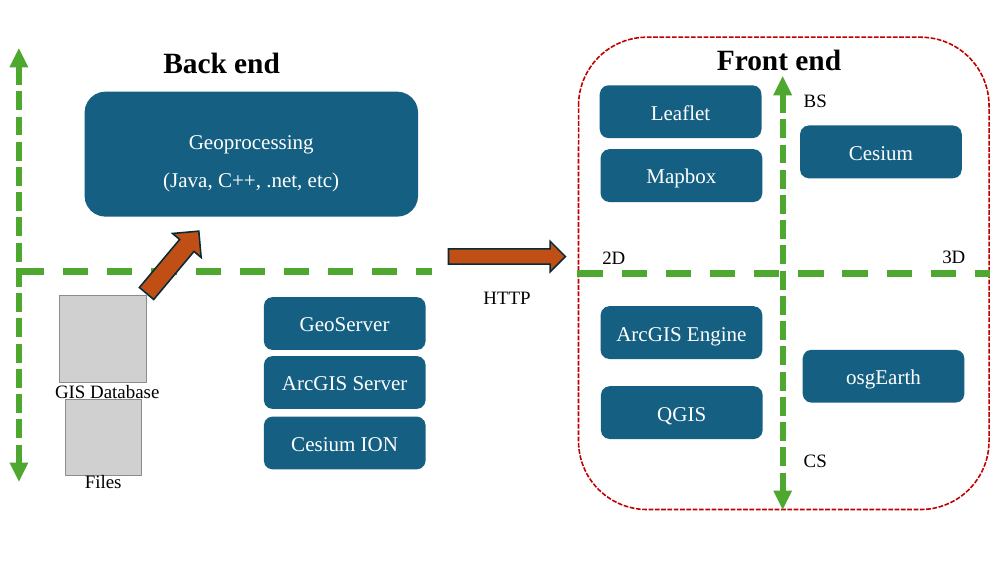
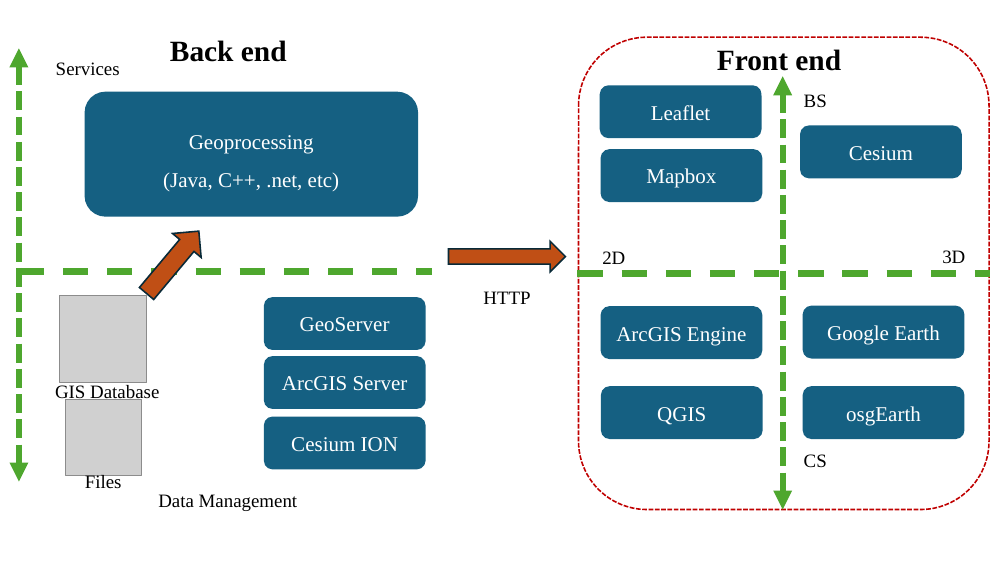
Before and after one commit to gisyaliny/webgis, a slide deck: slide 1 of assets/graph.pptx. Drawn at 1008x567 pixels with LibreOffice and Linux fonts; fonts in the diff are those of the drawing; grey boxes stand for pictures. Boxes give left, top, right and bottom in pixels: in the first picture for what was removed or moved away, otherwise in the second. Text is boxed around its words. In the diff, an @@ line names an element or a change of style, - is before the commit and + after.

```diff
--- a/assets/graph.pptx
+++ b/assets/graph.pptx
@@ text "Back end": place and size @@
-text "Back end" at <box>163,52,280,74</box>
+text "Back end" at <box>170,40,287,62</box>
@@ text added at <box>56,62,120,76</box>, 18 pt, text #000000 @@
+Services
@@ rounded rectangle added at <box>803,306,965,358</box>, fill #156082, 20 pt, text #FFFFFF @@
+Google Earth
@@ rounded rectangle "osgEarth": place and size @@
-rounded rectangle "osgEarth" at <box>803,350,965,403</box>
+rounded rectangle "osgEarth" at <box>803,386,965,439</box>
@@ text added at <box>158,494,298,511</box>, 18 pt, text #000000 @@
+Data Management
```
Also in this commit, not shown: 1 slide added, 4 other files.
